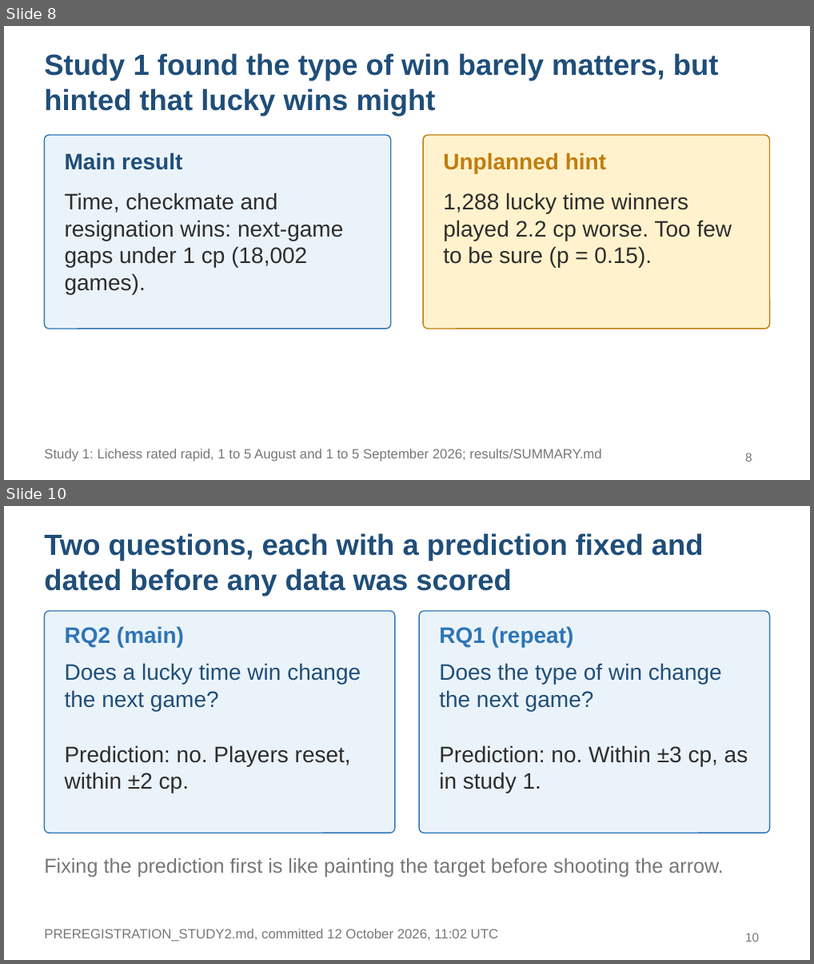
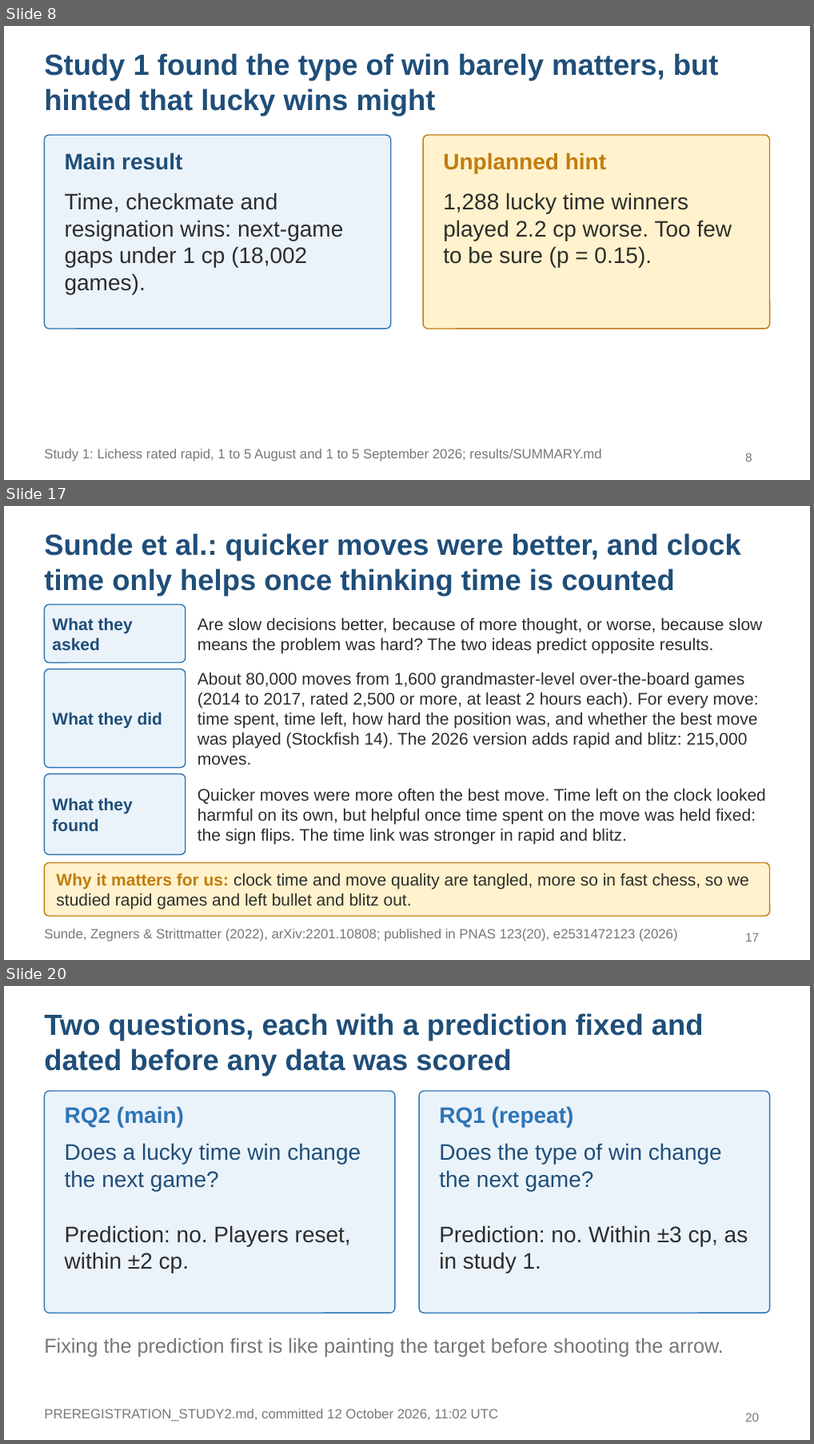
Before and after one commit to KaranaGulati/ContinuedLearningResearch, a slide deck: slides/study2-final.pptx. Shown one above the other, each under a label of ours: slides 8 and 10 before the commit, slides 8, 17 and 20 after it; the slides between them are not shown. The pictures are 814x964 and 814x1444 pixels, drawn with LibreOffice and Linux fonts; fonts in the diff are those of the drawing. Boxes give left, top, right and bottom in pixels: in the first picture for what was removed or moved away, otherwise in the second. Text is boxed around its words. In the diff, an @@ line names an element or a change of style, - is before the commit and + after.

```diff
--- a/slides/study2-final.pptx
+++ b/slides/study2-final.pptx
@@ slide 17 added at box(4, 506, 810, 960), background #FFFFFF @@
@@ title added at box(44, 533, 742, 596), 26 pt, text #1F4E79, bold @@
+Sunde et al.: quicker moves were better, and clock time only helps once thinking time is counted
@@ rounded rectangle added at box(44, 604, 186, 663), fill #EBF3FA, outline #2E75B6 1 pt @@
@@ text added at box(52, 617, 133, 650), 15 pt, text #1F4E79, bold @@
+What they asked
@@ text added at box(198, 617, 762, 653), 15 pt, text #2D2D2D @@
+Are slow decisions better, because of more thought, or worse, because slow means the problem was hard? The two ideas predict opposite results.
@@ rounded rectangle added at box(44, 669, 186, 768), fill #EBF3FA, outline #2E75B6 1 pt @@
@@ text added at box(198, 672, 759, 764), 15 pt, text #2D2D2D @@
+About 80,000 moves from 1,600 grandmaster-level over-the-board games (2014 to 2017, rated 2,500 or more, at least 2 hours each). For every move: time spent, time left, how hard the position was, and whether the best move was played (Stockfish 14). The 2026 version adds rapid and blitz: 215,000 moves.
@@ text added at box(52, 712, 162, 728), 15 pt, text #1F4E79, bold @@
+What they did
@@ rounded rectangle added at box(44, 774, 186, 854), fill #EBF3FA, outline #2E75B6 1 pt @@
@@ text added at box(198, 788, 766, 844), 15 pt, text #2D2D2D @@
+Quicker moves were more often the best move. Time left on the clock looked harmful on its own, but helpful once time spent on the move was held fixed: the sign flips. The time link was stronger in rapid and blitz.
@@ text added at box(52, 797, 133, 831), 15 pt, text #1F4E79, bold @@
+What they found
@@ rounded rectangle added at box(44, 863, 770, 916), fill #FFF2CC, outline #C27C0E 1 pt @@
@@ text added at box(56, 872, 750, 909), 15 pt, text #2D2D2D @@
+Why it matters for us: clock time and move quality are tangled, more so in fast chess, so we studied rapid games and left bullet and blitz out.
@@ text added at box(44, 928, 678, 941), 12 pt, text #777777 @@
+Sunde, Zegners & Strittmatter (2022), arXiv:2201.10808; published in PNAS 123(20), e2531472123 (2026)
@@ page number added at box(746, 932, 759, 941), 11 pt, text #777777 @@
+17
@@ what was slide 10 is now slide 20 @@
@@ page number at box(746, 1412, 759, 1421): text changed @@
-10
+20
```
Also in this commit, not shown: 6 slides changed, 9 other slides added, 2 other files.
